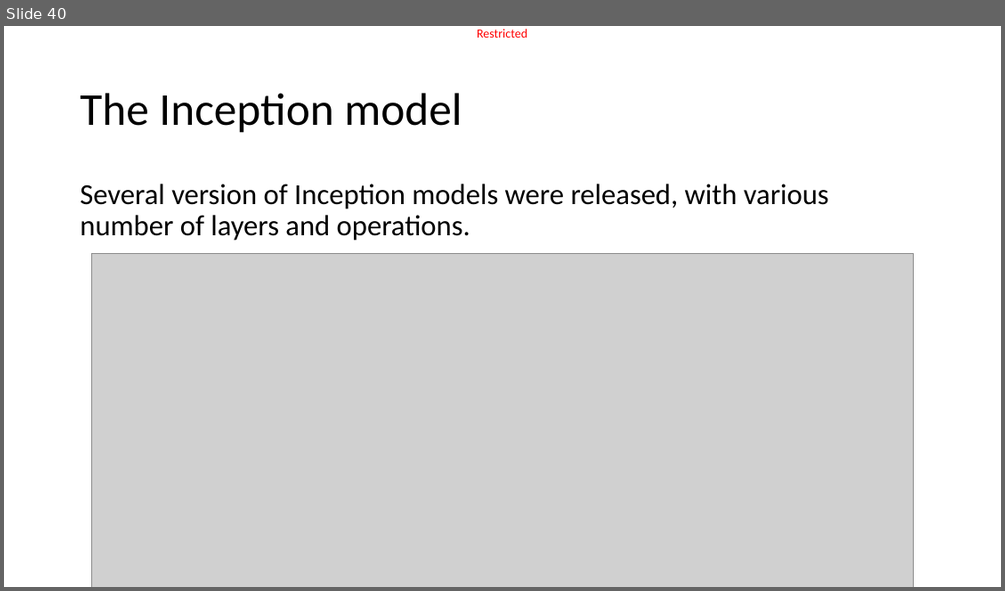
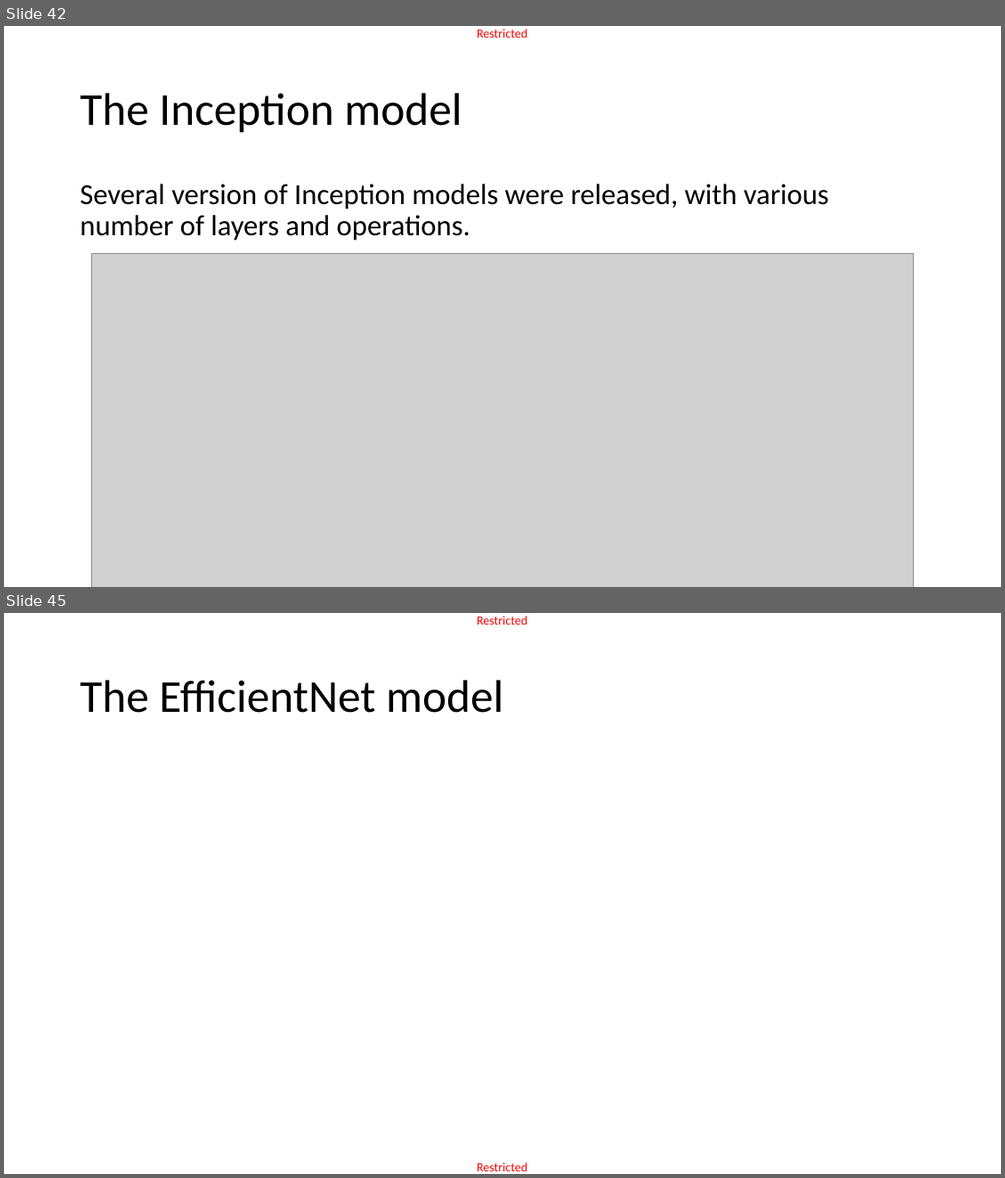
Before and after one commit to matthieudemari/SUTD_DL_50_039, a slide deck: W4/3. W4S3 final/W4S3.pptx. Shown one above the other, each under a label of ours: slide 40 before the commit, slides 42 and 45 after it; the slides between them are not shown. The pictures are 1005x591 and 1005x1178 pixels, drawn with LibreOffice and Linux fonts; fonts in the diff are those of the drawing; grey boxes stand for pictures. Boxes give left, top, right and bottom in pixels: in the first picture for what was removed or moved away, otherwise in the second. Text is boxed around its words. In the diff, an @@ line names an element or a change of style, - is before the commit and + after.

```diff
--- a/W4/3. W4S3 final/W4S3.pptx
+++ b/W4/3. W4S3 final/W4S3.pptx
@@ slide 45 added at [4,613,1001,1174], background #FFFFFF; not listed: 1 template element that a slide beside it also shows @@
@@ title added at [80,680,503,713], 44 pt, text #000000 @@
+The EfficientNet model
@@ text added at [477,1162,527,1171], 12 pt, text #FF0000 @@
+Restricted
@@ what was slide 40 is now slide 42 @@
```
Also in this commit, not shown: 3 slides changed, 3 other slides added, 52 other files.
